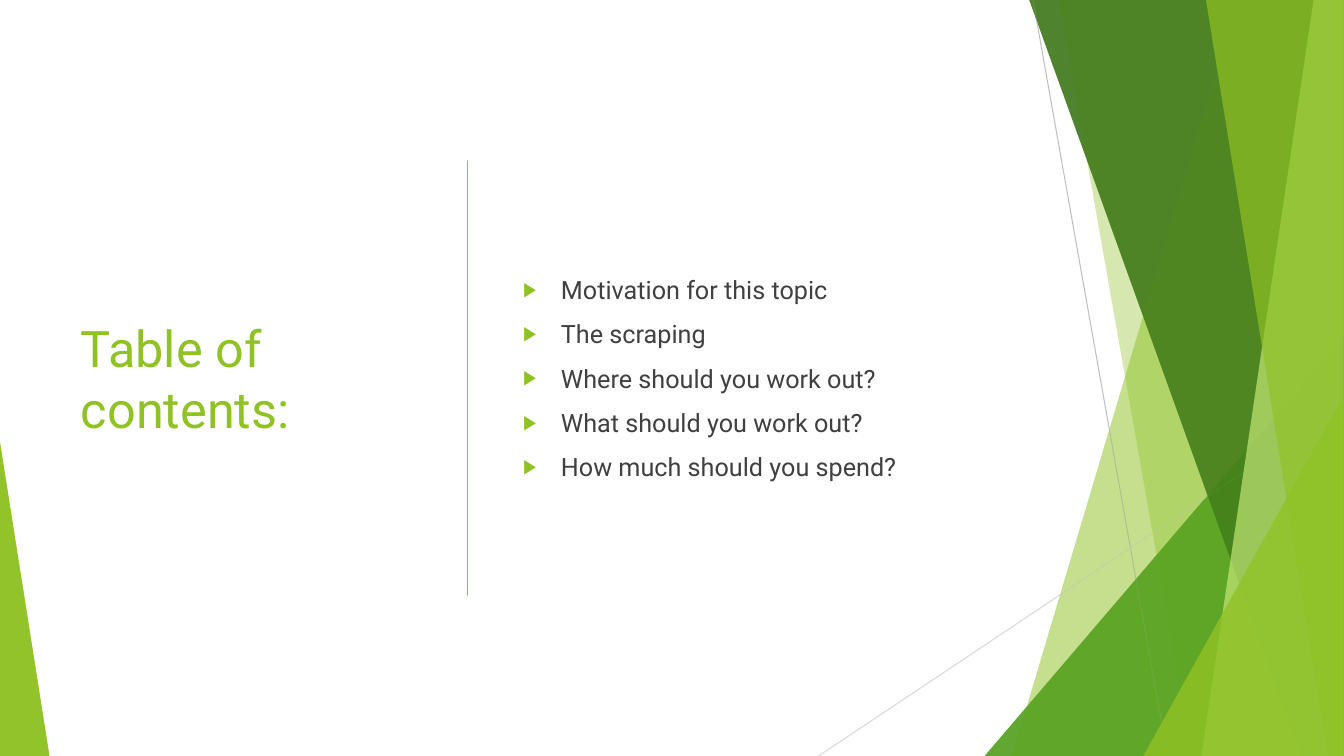
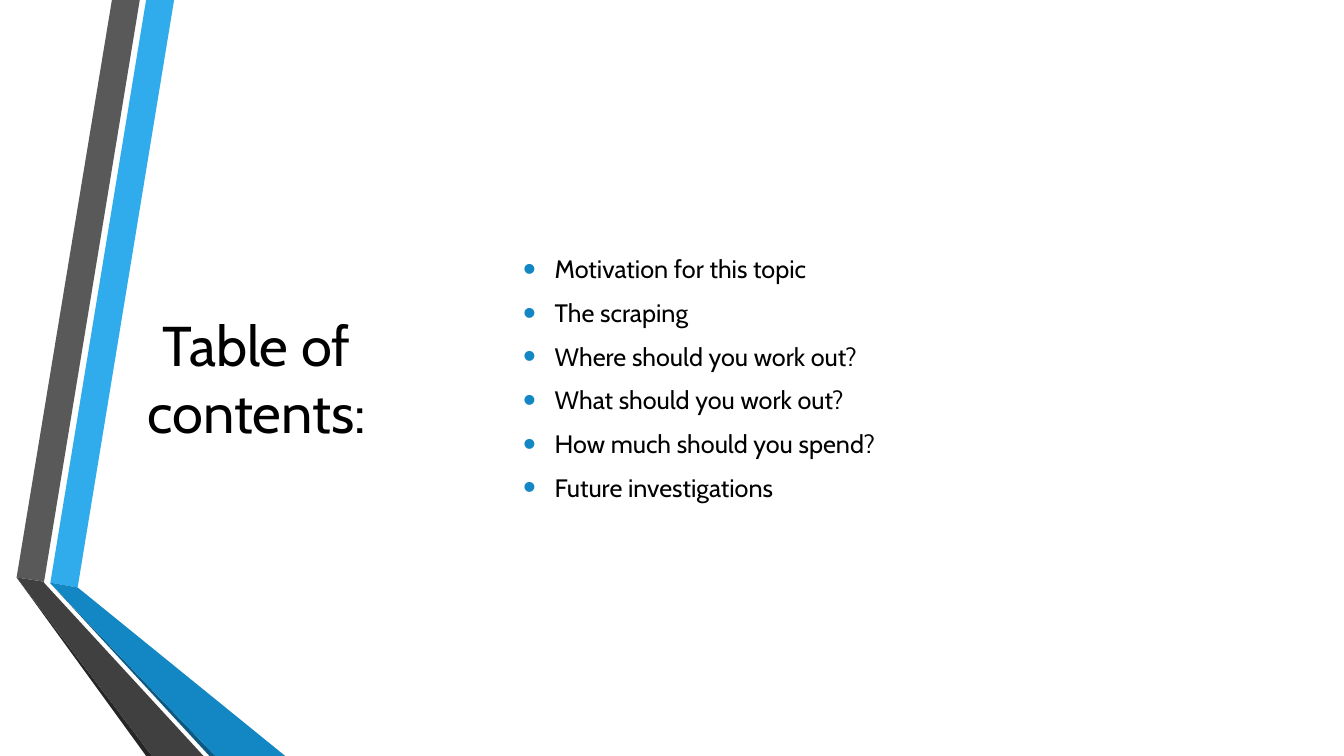
Before and after one commit to Alster96/Scraping_ClassPass, a slide deck: slide 2 of Final presentation.pptx. Drawn at 1344x756 pixels with LibreOffice and Linux fonts; fonts in the diff are those of the drawing. Boxes give left, top, right and bottom in pixels: in the first picture for what was removed or moved away, otherwise in the second. Text is boxed around its words. In the diff, an @@ line names an element or a change of style, - is before the commit and + after.

```diff
--- a/Final presentation.pptx
+++ b/Final presentation.pptx
@@ title "Table of contents:" at (147, 324, 365, 434): size 36 to 40 pt, font Roboto to Cabin, text colour #90C226 to #000000; alignment left to centre @@
@@ line removed from (468, 161) to (468, 595) @@
@@ text at (555, 259, 876, 459): font Roboto to Cabin, text colour #404040 to #000000 in "Motivation for this topic", "The scraping", "Where should you work out?", "What should you work out?" and 1 more places; bullet ▶ to •; bullet colour #90C226 to #1287C3 @@
@@ group removed at (0, 0, 1344, 756): 5 freeform shapes, 3 triangles @@
@@ group removed at (0, 0, 1344, 756): 5 freeform shapes, 3 triangles, 2 lines @@
@@ text at (555, 479, 773, 503): paragraph added @@
+• Future investigations
@@ group added at (16, 0, 285, 756): 6 freeform shapes @@
```
Also in this commit, not shown: 1 other slide changed, 7 slides added, 1 other file.
